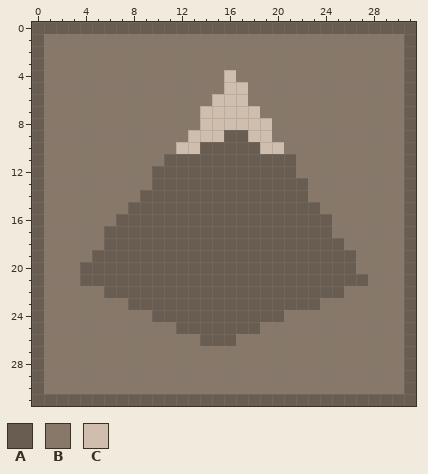
Pixel-art sprite, stored at 2.png. Above, as it was before the edit.
The file is 320x320 pixels, drawn in blocks of 10x10; one block is one cell here.
Palette (. is transparent): A #695d51  B #877869  C #cfbeae
Pixels before, first column x 0:
 0 AAAAAAAAAAAAAAAAAAAAAAAAAAAAAAAA
 1 ABBBBBBBBBBBBBBBBBBBBBBBBBBBBBBA
 2 ABBBBBBBBBBBBBBBBBBBBBBBBBBBBBBA
 3 ABBBBBBBBBBBBBBBBBBBBBBBBBBBBBBA
 4 ABBBBBBBBBBBBBBBCBBBBBBBBBBBBBBA
 5 ABBBBBBBBBBBBBBBCCBBBBBBBBBBBBBA
 6 ABBBBBBBBBBBBBBCCCBBBBBBBBBBBBBA
 7 ABBBBBBBBBBBBBCCCCCBBBBBBBBBBBBA
 8 ABBBBBBBBBBBBBCCCCCCBBBBBBBBBBBA
 9 ABBBBBBBBBBBBCCCAACCBBBBBBBBBBBA
10 ABBBBBBBBBBBCCAAAAACCBBBBBBBBBBA
11 ABBBBBBBBBBAAAAAAAAAAABBBBBBBBBA
12 ABBBBBBBBBAAAAAAAAAAAABBBBBBBBBA
13 ABBBBBBBBBAAAAAAAAAAAAABBBBBBBBA
14 ABBBBBBBBAAAAAAAAAAAAAABBBBBBBBA
15 ABBBBBBBAAAAAAAAAAAAAAAABBBBBBBA
16 ABBBBBBAAAAAAAAAAAAAAAAAABBBBBBA
17 ABBBBBAAAAAAAAAAAAAAAAAAABBBBBBA
18 ABBBBBAAAAAAAAAAAAAAAAAAAABBBBBA
19 ABBBBAAAAAAAAAAAAAAAAAAAAAABBBBA
20 ABBBAAAAAAAAAAAAAAAAAAAAAAABBBBA
21 ABBBAAAAAAAAAAAAAAAAAAAAAAAABBBA
22 ABBBBBAAAAAAAAAAAAAAAAAAAABBBBBA
23 ABBBBBBBAAAAAAAAAAAAAAAABBBBBBBA
24 ABBBBBBBBBAAAAAAAAAAABBBBBBBBBBA
25 ABBBBBBBBBBBAAAAAAABBBBBBBBBBBBA
26 ABBBBBBBBBBBBBAAABBBBBBBBBBBBBBA
27 ABBBBBBBBBBBBBBBBBBBBBBBBBBBBBBA
28 ABBBBBBBBBBBBBBBBBBBBBBBBBBBBBBA
29 ABBBBBBBBBBBBBBBBBBBBBBBBBBBBBBA
30 ABBBBBBBBBBBBBBBBBBBBBBBBBBBBBBA
31 AAAAAAAAAAAAAAAAAAAAAAAAAAAAAAAA
Once edited:
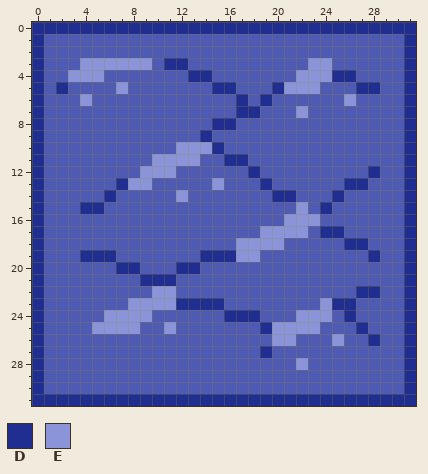
Colours new in this view: D #212e91  E #8b94d9
The exact change:
colour B: #877869 -> #4f5ab3
Changed rows in their new state; - is a pixel that keeps its letter.
first column x 0:
 0 DDDDDDDDDDDDDDDDDDDDDDDDDDDDDDDD
 1 D------------------------------D
 2 D------------------------------D
 3 D---EEEEEE-DD----------EE------D
 4 D--EEE-------DD-B-----EEEDD----D
 5 D-D----E-------DDB--DEEE---DD--D
 6 D---E----------BBD-D------E----D
 7 D-------------BBBDD---E--------D
 8 D-------------BDDBBB-----------D
 9 D------------BDBBBBB-----------D
10 D-----------EEEDBBBBB----------D
11 D---------EEEEBBDDBBBB---------D
12 D--------EEEBBBBBBDBBB------D--D
13 D------DEEBBBBBEBBBDBBB---DD---D
14 D-----D--BBBEBBBBBBBDDB--D-----D
15 D---DD--BBBBBBBBBBBBBBEBD------D
16 D------BBBBBBBBBBBBBBEEEB------D
17 D-----BBBBBBBBBBBBBEEEEBDD-----D
18 D-----BBBBBBBBBBBEEEEBBBBBDD---D
19 D---DDDBBBBBBBDDDEEBBBBBBBB-D--D
20 D---BBBDDBBBDDBBBBBBBBBBBBB----D
21 D---BBBBBDDDBBBBBBBBBBBBBBBB---D
22 D-----BBBBEEBBBBBBBBBBBBBB-DD--D
23 D-------EEEEDDDDBBBBBBBBEDD----D
24 D-----EEEEBBBBBBDDDBB-EEE-D----D
25 D----EEEE--EBBBBBBBDEEEE---D---D
26 D-------------BBB---EE---E--D--D
27 D------------------D-----------D
28 D---------------------E--------D
29 D------------------------------D
30 D------------------------------D
31 DDDDDDDDDDDDDDDDDDDDDDDDDDDDDDDD
Where, in picture pixels (left, top, right, bottom), the same in both pictures:
changed: (32, 22, 416, 406)
